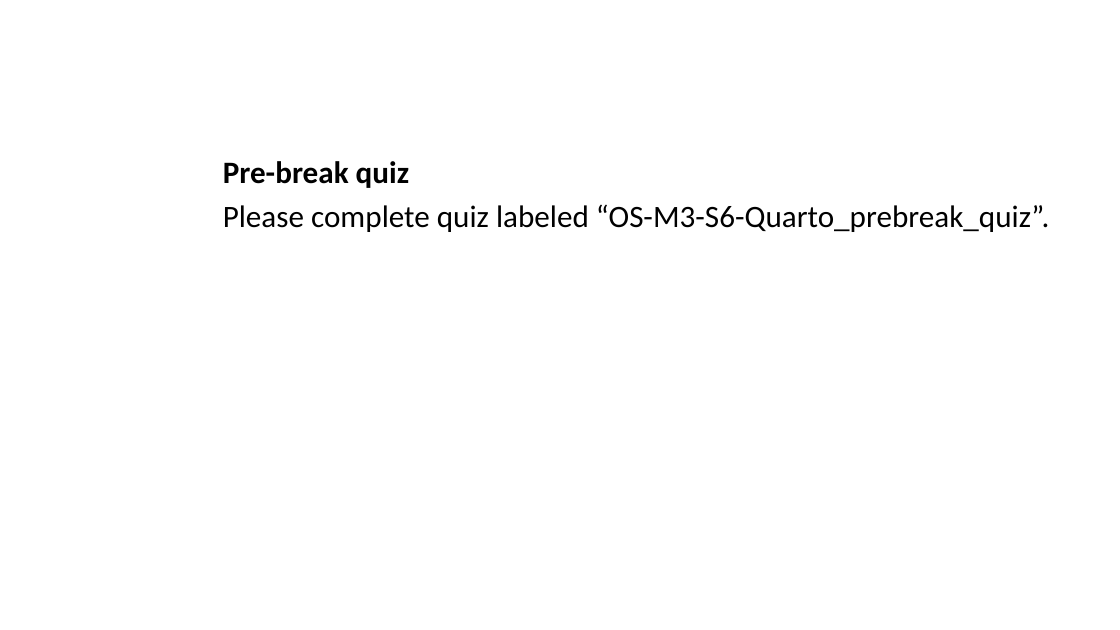
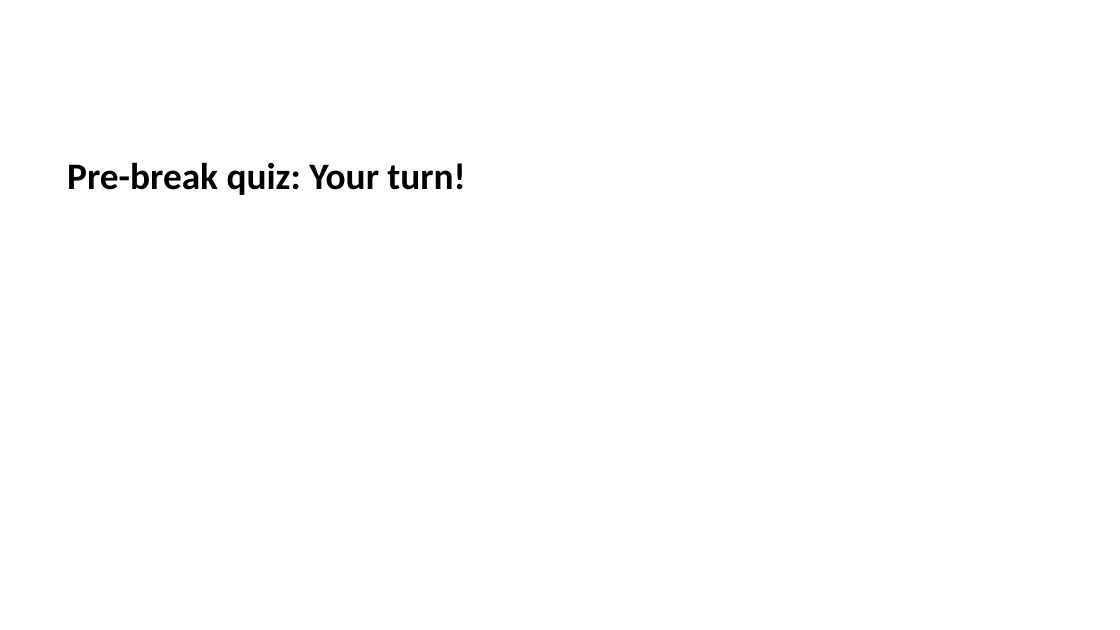
Before and after one commit to lmu-osc/train-the-trainer-student-track-OS, a slide deck: slide 41 of materials/OS-M3/OS-M3-S6-Quarto/OS-M3-S6-Quarto-slides.pptx. Drawn at 1120x630 pixels with LibreOffice and Linux fonts; fonts in the diff are those of the drawing. Boxes give left, top, right and bottom in pixels: in the first picture for what was removed or moved away, otherwise in the second. Text is boxed around its words. In the diff, an @@ line names an element or a change of style, - is before the commit and + after.

```diff
--- a/materials/OS-M3/OS-M3-S6-Quarto/OS-M3-S6-Quarto-slides.pptx
+++ b/materials/OS-M3/OS-M3-S6-Quarto/OS-M3-S6-Quarto-slides.pptx
@@ text at box(67, 162, 465, 195): text changed; size 20 to 24 pt; bold on @@
-Pre-break quiz
-Please complete quiz labeled “OS-M3-S6-Quarto_prebreak_quiz”.
+Pre-break quiz: Your turn!
```
Also in this commit, not shown: 4 other slides changed, 12 slides added, 5 slides removed, 30 other files.
